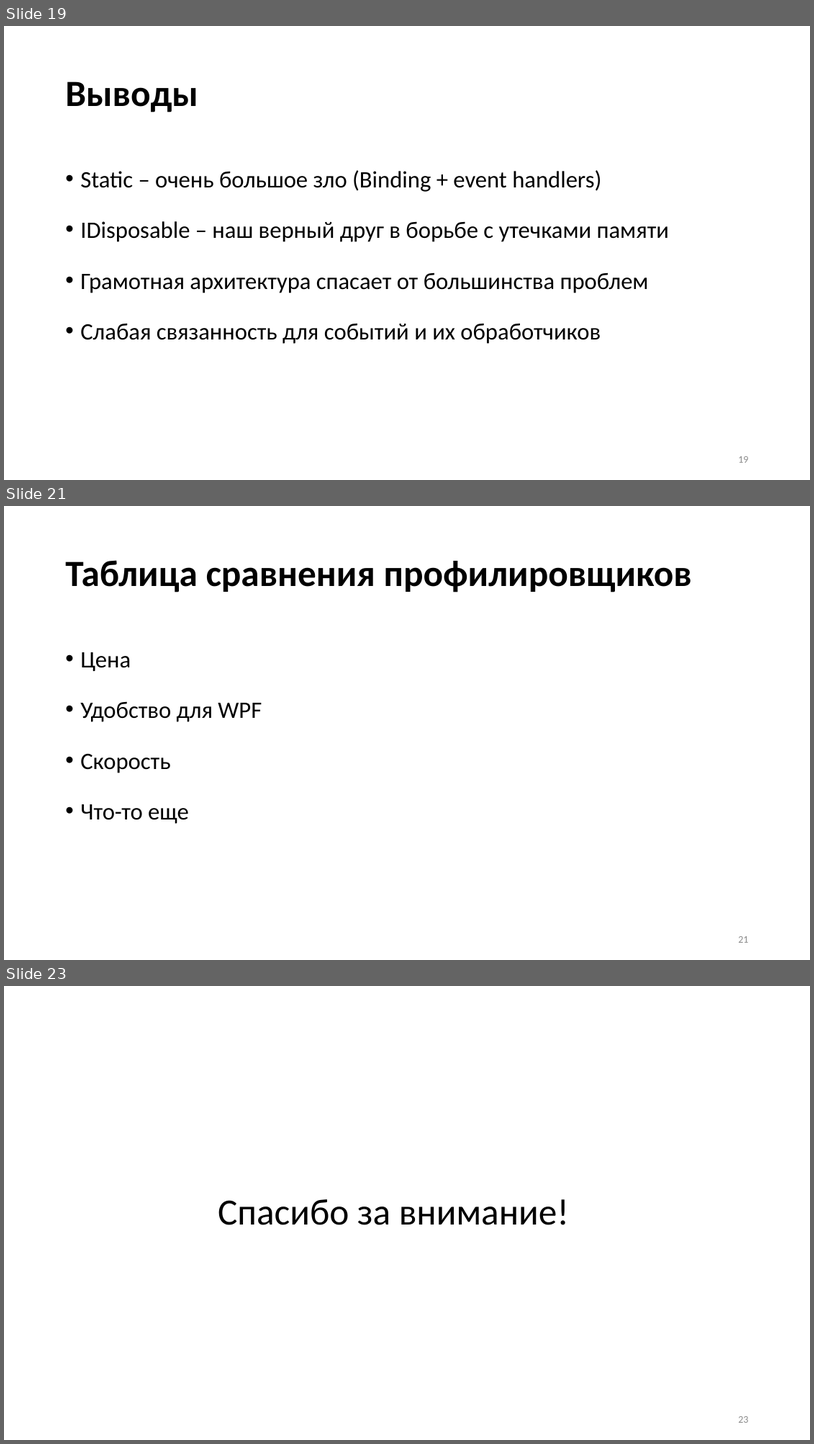
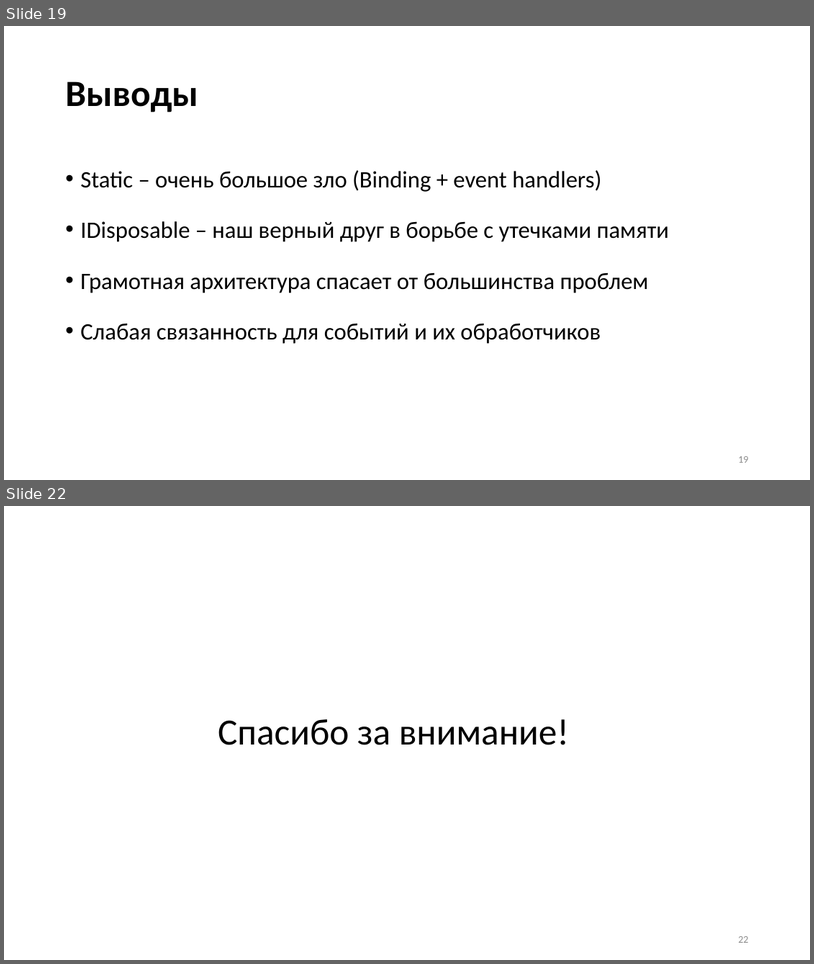
Before and after one commit to Talrandel/MemoryLeak, a slide deck: Утечки памяти.pptx. Shown one above the other, each under a label of ours: slides 19, 21 and 23 before the commit, slides 19 and 22 after it; the slides between them are not shown. The pictures are 814x1444 and 814x964 pixels, drawn with LibreOffice and Linux fonts; fonts in the diff are those of the drawing. Boxes give left, top, right and bottom in pixels: in the first picture for what was removed or moved away, otherwise in the second. Text is boxed around its words. In the diff, an @@ line names an element or a change of style, - is before the commit and + after.

```diff
--- a/Утечки памяти.pptx
+++ b/Утечки памяти.pptx
@@ slide 21 removed at (4,506,810,960), background #FFFFFF @@
@@ title removed at (65,560,692,592) @@
-Таблица сравнения профилировщиков
@@ text removed at (80,652,262,824) @@
-• Цена
-• Удобство для WPF
-• Скорость
-• Что-то еще
@@ page number removed at (738,936,748,942) @@
-21
@@ what was slide 23 is now slide 22 @@
```
Also in this commit, not shown: 7 slides changed, 31 other files.
